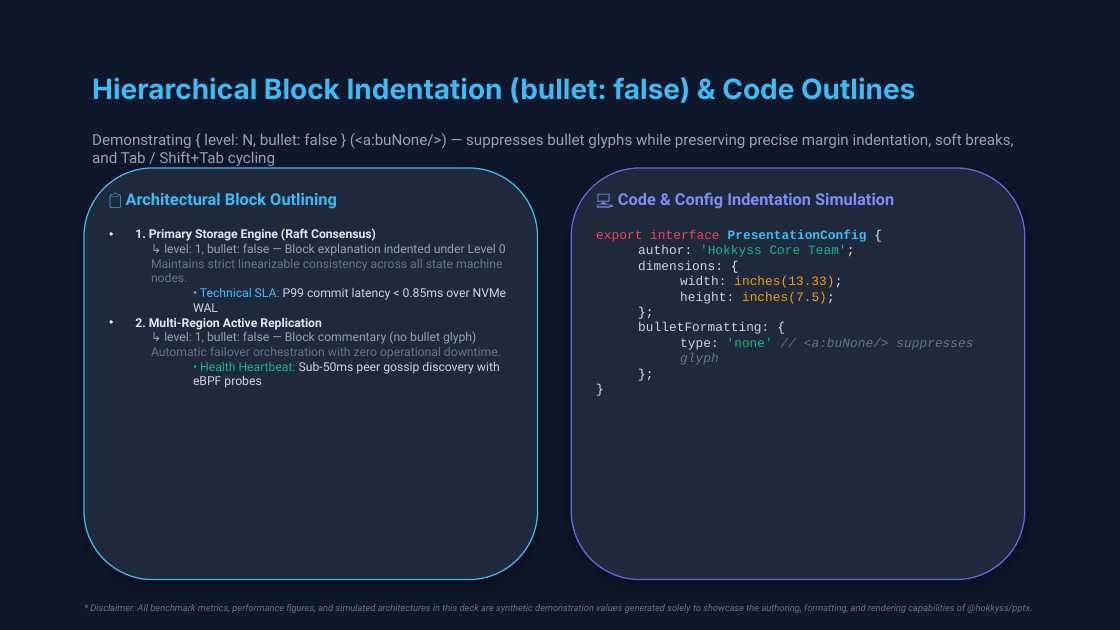
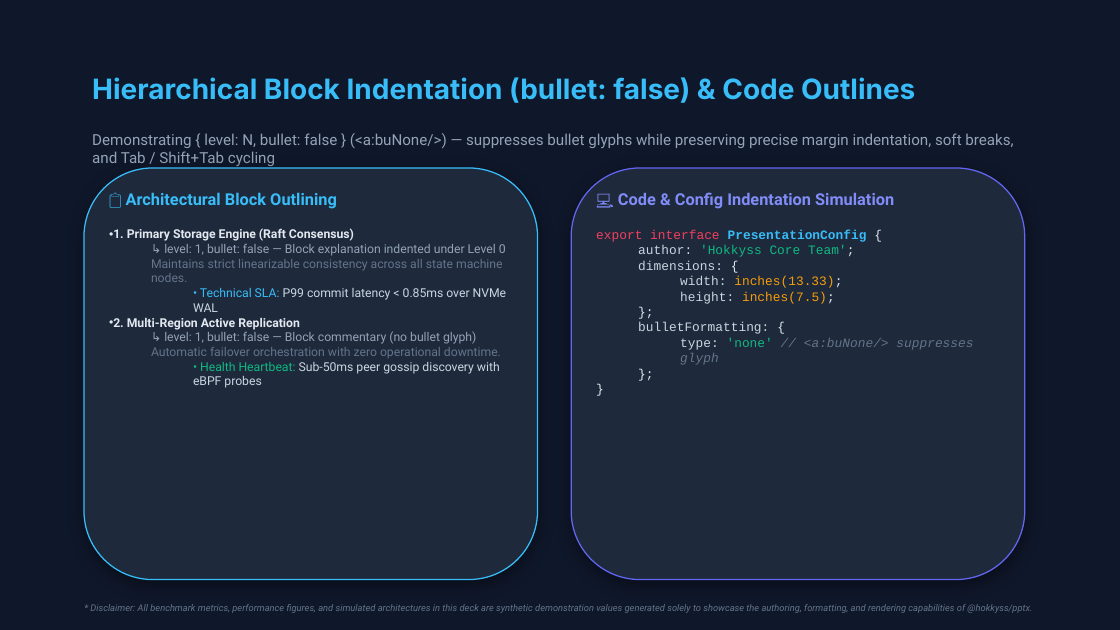
Before and after one commit to hokkyss/pptx-parser, a slide deck: slide 9 of hokkyss_showcase_deck.pptx. Drawn at 1120x630 pixels with LibreOffice and Linux fonts; fonts in the diff are those of the drawing. Boxes give left, top, right and bottom in pixels: in the first picture for what was removed or moved away, otherwise in the second. Text is boxed around its words. In the diff, an @@ line names an element or a change of style, - is before the commit and + after.

Commit message:
refactor(pptx): rely on slide master and defaultTextStyle for bullet margins and indents

```diff
--- a/hokkyss_showcase_deck.pptx
+++ b/hokkyss_showcase_deck.pptx
@@ text at bbox=[113, 228, 354, 330]: indent changed @@
```
Also in this commit, not shown: 5 other slides changed, 14 other files.
